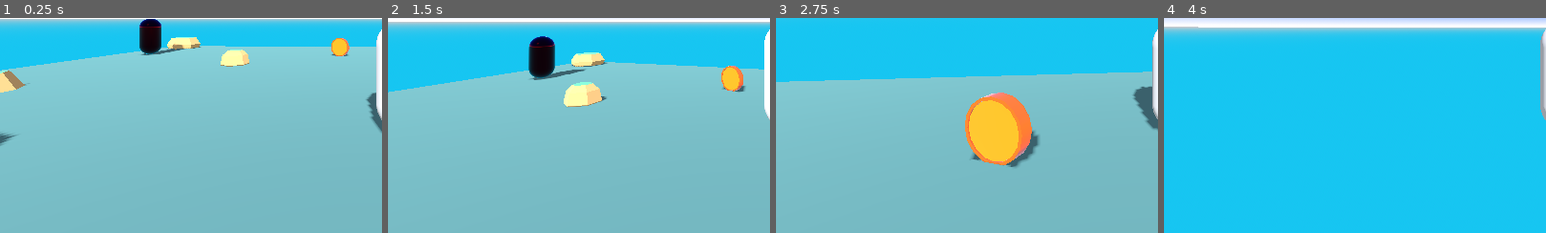
Above: before the commit, frames 1-4 (left to right).
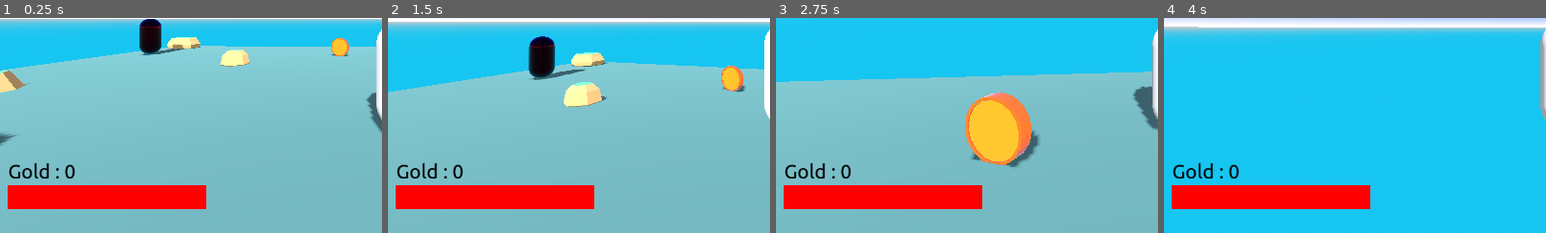
Above: after the commit, the same moments.

Repository: denisrold/godot_start
Game: Godot game, scene res://Mundo/mundo1.tscn
Two runs of this game, one before a commit and one after it. Both use one fixed random seed, a clock stepped at 60 frames per second and the inputs below.
Inputs (mouse positions are % of the whole screen's width and height, from its top left):
- Up to frame 1 (0.25 s): no input
- Up to frame 2 (1.5 s): tap Enter (ui_accept) at 0.5, 0.77 s; move the mouse to (55, 50) at 0.52 s; press the mouse at (55, 50) at 0.53 s; hold Up (ui_up) from 0.53 s (still down); move the mouse to (45, 50) at 1.27 s; release the mouse at (45, 50) at 1.28 s; click (45, 50) at 1.35 s
- Up to frame 3 (2.75 s): keep holding Up (ui_up); tap Enter (ui_accept) at 1.52 s; move the mouse to (52, 48) at 2.02 s; press the mouse at (52, 48) at 2.03 s
- Up to frame 4 (4 s): keep holding Up (ui_up); move the mouse to (49, 52) at 2.77 s; release the mouse at (49, 52) at 2.78 s; click (49, 52) at 2.85 s; tap Enter (ui_accept) at 3.02, 3.77 s; move the mouse to (57, 51) at 3.52 s; press the mouse at (57, 51) at 3.53 s
The pictures show only the part of the screen within x 2-52%, y 50-100%; the shares and areas given below are measured in that part.

The runs differ from the first frame. In frame 1, 6.2% of the frame differs, in the area x 2-54%, y 67-89%; in frame 2, 6.2%; in frame 3, 6.2%; in frame 4, 6.3%.

Commit message:
game of third person ok

Diff:
--- /dev/null
+++ b/3D_FIRST/3d_first_game/Assets/GodotActionRPG-Assets/Font/UI_FONT.tres
@@ -0,0 +1,8 @@
+[gd_resource type="FontFile" format=3 uid="uid://cn1e0c1x1yli7"]
+
+[resource]
+cache/0/16/0/ascent = 0.0
+cache/0/16/0/descent = 0.0
+cache/0/16/0/underline_position = 0.0
+cache/0/16/0/underline_thickness = 0.0
+cache/0/16/0/scale = 1.0
--- a/3D_FIRST/3d_first_game/Player/player.gd
+++ b/3D_FIRST/3d_first_game/Player/player.gd
@@ -18,6 +18,11 @@
 
 @onready var camera = $Pivote
 @onready var attackCast = $AttackRayCast
+@onready var UI = $Interfaz/UI
+
+func _ready() -> void:
+	UI.Update_Gold_text(gold)
+	UI.update_health_bar(curHp,maxHp)
 
 func _physics_process(delta: float) -> void:
 	# Add the gravity.
@@ -59,10 +64,11 @@
 
 func give_gold(goldToGive:int):
 	gold+=goldToGive
+	UI.Update_Gold_text(gold)
 
 func take_damage(damageRecibed):
 	curHp -= damageRecibed
-	print(curHp)
+	UI.update_health_bar(curHp,maxHp)
 	if curHp <= 0:
 		die()
 
--- a/3D_FIRST/3d_first_game/Player/player.tscn
+++ b/3D_FIRST/3d_first_game/Player/player.tscn
@@ -1,8 +1,9 @@
-[gd_scene load_steps=9 format=3 uid="uid://bctfgpt1xn8l5"]
+[gd_scene load_steps=10 format=3 uid="uid://bctfgpt1xn8l5"]
 
 [ext_resource type="Script" path="res://Player/player.gd" id="1_mjv8o"]
 [ext_resource type="Script" path="res://Player/pivote.gd" id="1_uc5ax"]
 [ext_resource type="PackedScene" uid="uid://bias28npqav8q" path="res://Assets/GodotActionRPG-Assets/Models/Sword.dae" id="1_wpmi4"]
+[ext_resource type="PackedScene" uid="uid://dedtrlu1m65l3" path="res://UI/ui.tscn" id="4_7n4a4"]
 
 [sub_resource type="CapsuleMesh" id="CapsuleMesh_btpgg"]
 
@@ -68,7 +69,7 @@
 transform = Transform3D(-1, 0, -8.74228e-08, 0, 1, 0, 8.74228e-08, 0, -1, 0.58, 1, 0.035)
 
 [node name="Sword" parent="WeaponHolder" instance=ExtResource("1_wpmi4")]
-transform = Transform3D(-6.91133e-09, 1.4084e-08, 0.15, -0.00375381, 0.149953, -1.42526e-08, -0.149953, -0.00375381, -6.55671e-09, 0, 0, 0)
+transform = Transform3D(-5.43185e-07, 6.59383e-10, 0.15, -0.00375381, 0.149953, -1.42526e-08, -0.149953, -0.00375381, -5.42999e-07, 0, 0, 0)
 
 [node name="SwordAnimator" type="AnimationPlayer" parent="WeaponHolder"]
 libraries = {
@@ -78,3 +79,7 @@
 [node name="AttackRayCast" type="RayCast3D" parent="."]
 transform = Transform3D(1, 0, 0, 0, -1, -8.74228e-08, 0, 8.74228e-08, -1, 0.181034, 1.00001, -0.178399)
 target_position = Vector3(0, 0, 1.5)
+
+[node name="Interfaz" type="CanvasLayer" parent="."]
+
+[node name="UI" parent="Interfaz" instance=ExtResource("4_7n4a4")]
--- /dev/null
+++ b/3D_FIRST/3d_first_game/UI/ui.gd
@@ -0,0 +1,10 @@
+extends Control
+
+@onready var healthBar = $HealthBar
+@onready var GoldLabel = $GoldLabel
+
+func Update_Gold_text(gold)->void:
+	GoldLabel.text = "Gold : "+ str(gold)
+
+func update_health_bar(curHp,maxHp)->void:
+	healthBar.value = (100/maxHp) * curHp
--- /dev/null
+++ b/3D_FIRST/3d_first_game/UI/ui.tscn
@@ -0,0 +1,44 @@
+[gd_scene load_steps=5 format=3 uid="uid://dedtrlu1m65l3"]
+
+[ext_resource type="Texture2D" uid="uid://bn7hue07w26hg" path="res://Assets/GodotActionRPG-Assets/UI/UI_WhiteSquare.png" id="1_v434o"]
+[ext_resource type="Script" path="res://UI/ui.gd" id="1_x3b0l"]
+[ext_resource type="FontFile" uid="uid://dlcttftkpwqag" path="res://Assets/GodotActionRPG-Assets/Font/Ubuntu-Regular.ttf" id="2_vfu38"]
+
+[sub_resource type="Theme" id="Theme_7vksy"]
+
+[node name="UI" type="Control"]
+layout_mode = 3
+anchors_preset = 2
+anchor_top = 1.0
+anchor_bottom = 1.0
+offset_left = 28.0
+offset_top = -72.0
+offset_right = 28.0
+offset_bottom = -72.0
+grow_vertical = 0
+size_flags_horizontal = 4
+script = ExtResource("1_x3b0l")
+
+[node name="HealthBar" type="TextureProgressBar" parent="."]
+layout_mode = 0
+offset_right = 40.0
+offset_bottom = 40.0
+scale = Vector2(7.47727, 0.897273)
+value = 50.0
+nine_patch_stretch = true
+texture_under = ExtResource("1_v434o")
+texture_progress = ExtResource("1_v434o")
+tint_under = Color(0.376471, 0.466667, 0.529412, 1)
+tint_progress = Color(1, 0, 0, 1)
+
+[node name="GoldLabel" type="Label" parent="."]
+layout_mode = 0
+offset_top = -38.0
+offset_right = 136.0
+offset_bottom = 11.0
+theme = SubResource("Theme_7vksy")
+theme_override_colors/font_color = Color(0, 0, 0, 1)
+theme_override_fonts/font = ExtResource("2_vfu38")
+theme_override_font_sizes/font_size = 30
+text = "Gold: 500
+"
